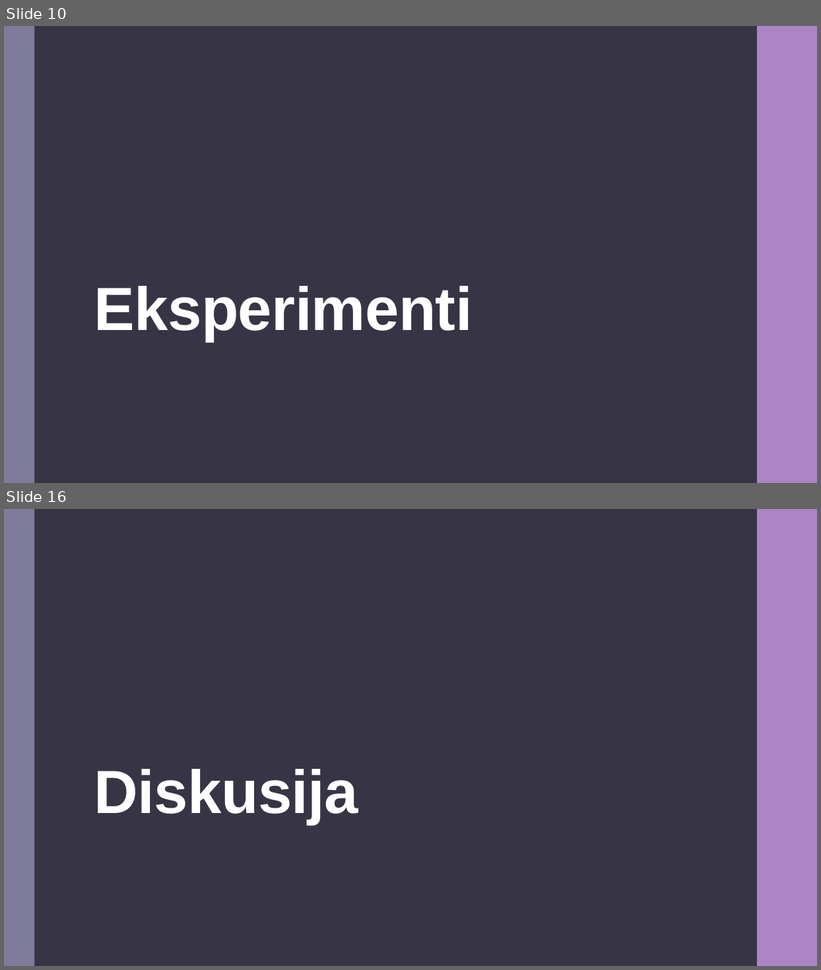
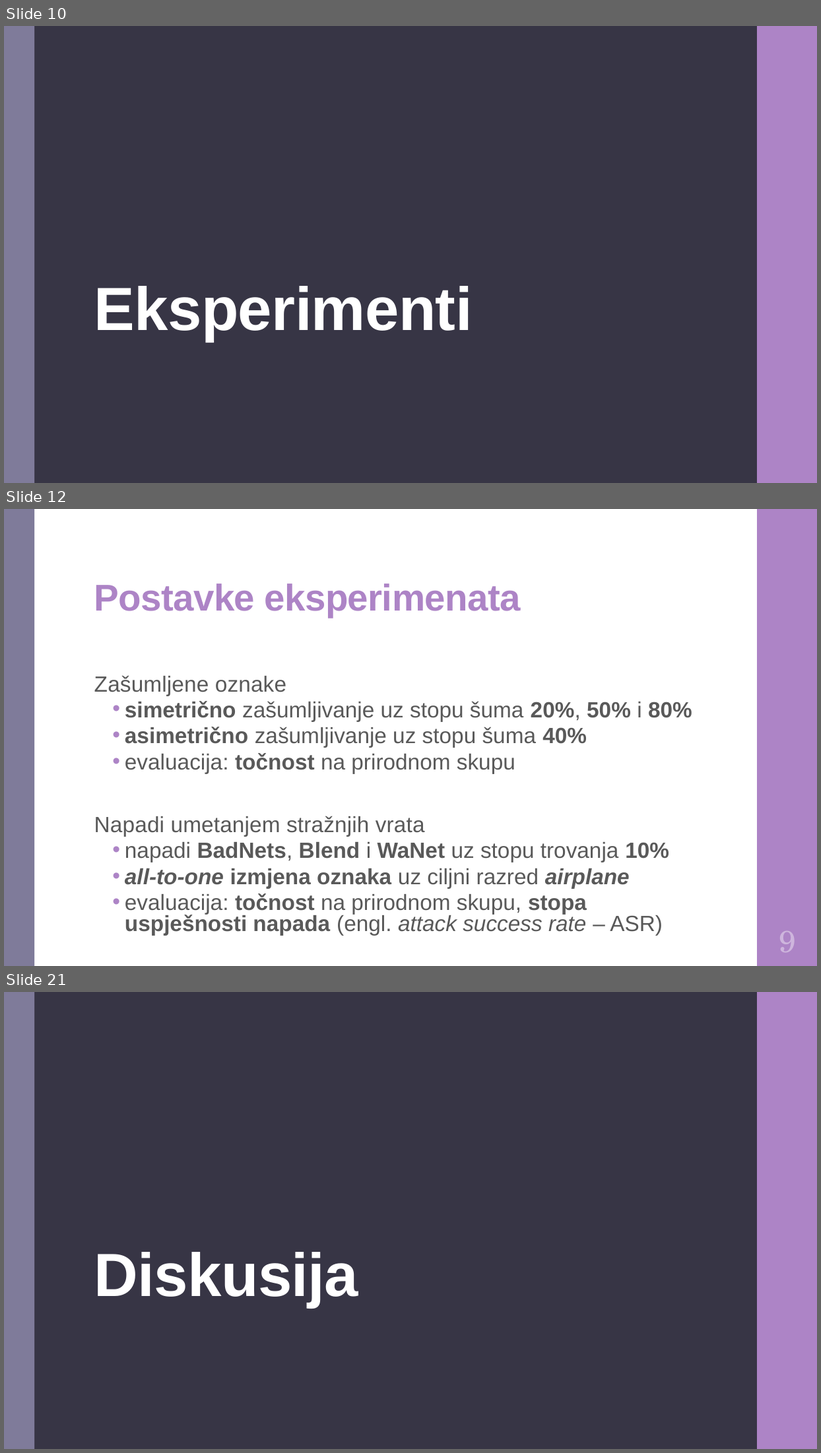
Before and after one commit to DomJamb/Diplomski-Rad-Doku, a slide deck: Prezentacija/Varijacijsko učenje na zašumljenim oznakama.pptx. Shown one above the other, each under a label of ours: slides 10 and 16 before the commit, slides 10, 12 and 21 after it; the slides between them are not shown. The pictures are 821x970 and 821x1453 pixels, drawn with LibreOffice and Linux fonts; fonts in the diff are those of the drawing. Boxes give left, top, right and bottom in pixels: in the first picture for what was removed or moved away, otherwise in the second. Text is boxed around its words. In the diff, an @@ line names an element or a change of style, - is before the commit and + after.

```diff
--- a/Prezentacija/Varijacijsko učenje na zašumljenim oznakama.pptx
+++ b/Prezentacija/Varijacijsko učenje na zašumljenim oznakama.pptx
@@ slide 12 added at box(4, 509, 817, 966), background #FFFFFF; not listed: 2 template elements that a slide beside it also shows @@
@@ title added at box(94, 584, 521, 617), 44 pt, text #AD84C6, bold @@
+Postavke eksperimenata
@@ text added at box(94, 675, 692, 936), 26 pt, text #595959 @@
+Zašumljene oznake
+  • simetrično zašumljivanje uz stopu šuma 20%, 50% i 80%
+  • asimetrično zašumljivanje uz stopu šuma 40%
+  • evaluacija: točnost na prirodnom skupu
+Napadi umetanjem stražnjih vrata
+  • napadi BadNets, Blend i WaNet uz stopu trovanja 10%
+  • all-to-one izmjena oznaka uz ciljni razred airplane
+  • evaluacija: točnost na prirodnom skupu, stopa uspješnosti napada (engl. attack success rate – ASR)
@@ rectangle added at box(686, 914, 741, 939), fill #FFFFFF @@
@@ text added at box(779, 931, 796, 953), 36 pt, text #CEB5DD @@
+9
@@ what was slide 16 is now slide 21 @@
```
Also in this commit, not shown: 3 slides changed, 7 other slides added, 3 slides removed, 1 other file.
